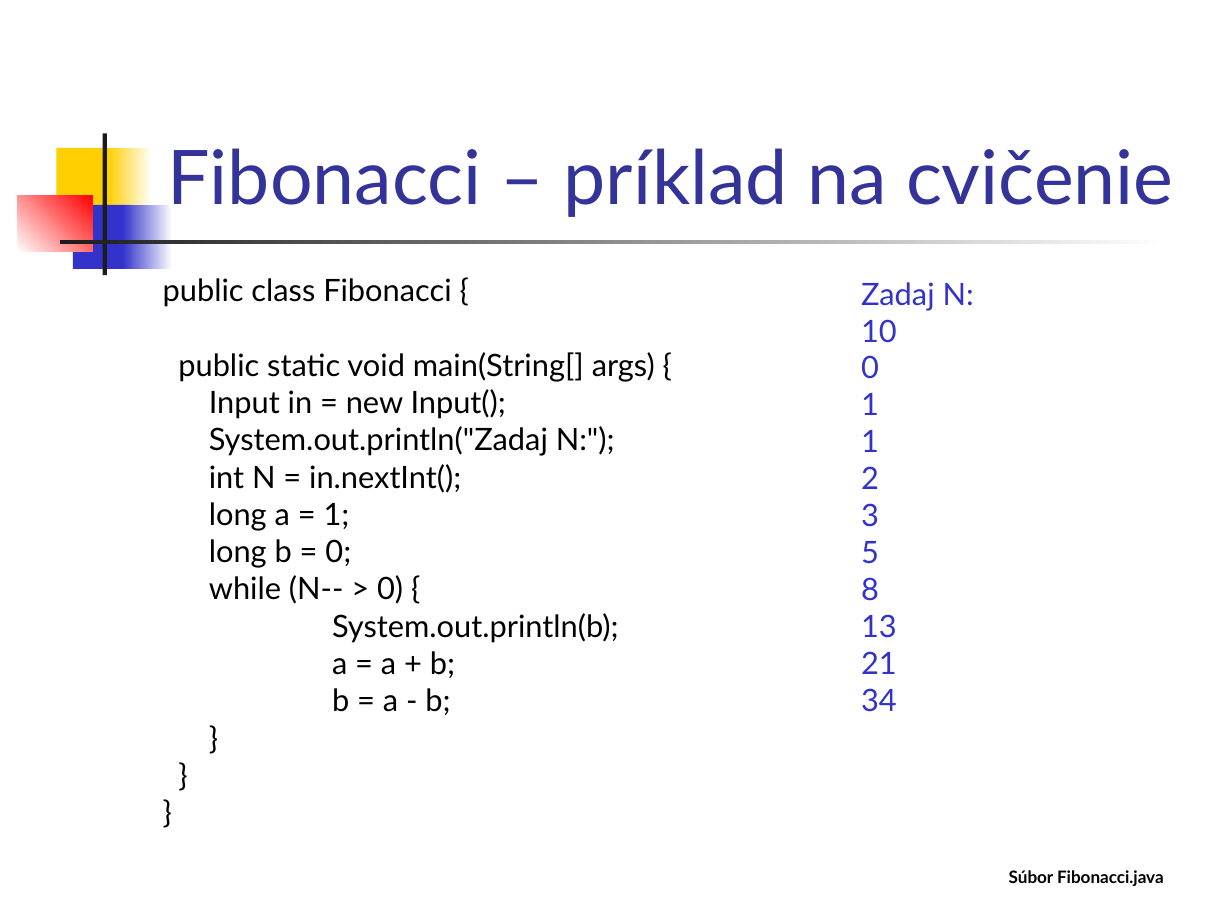
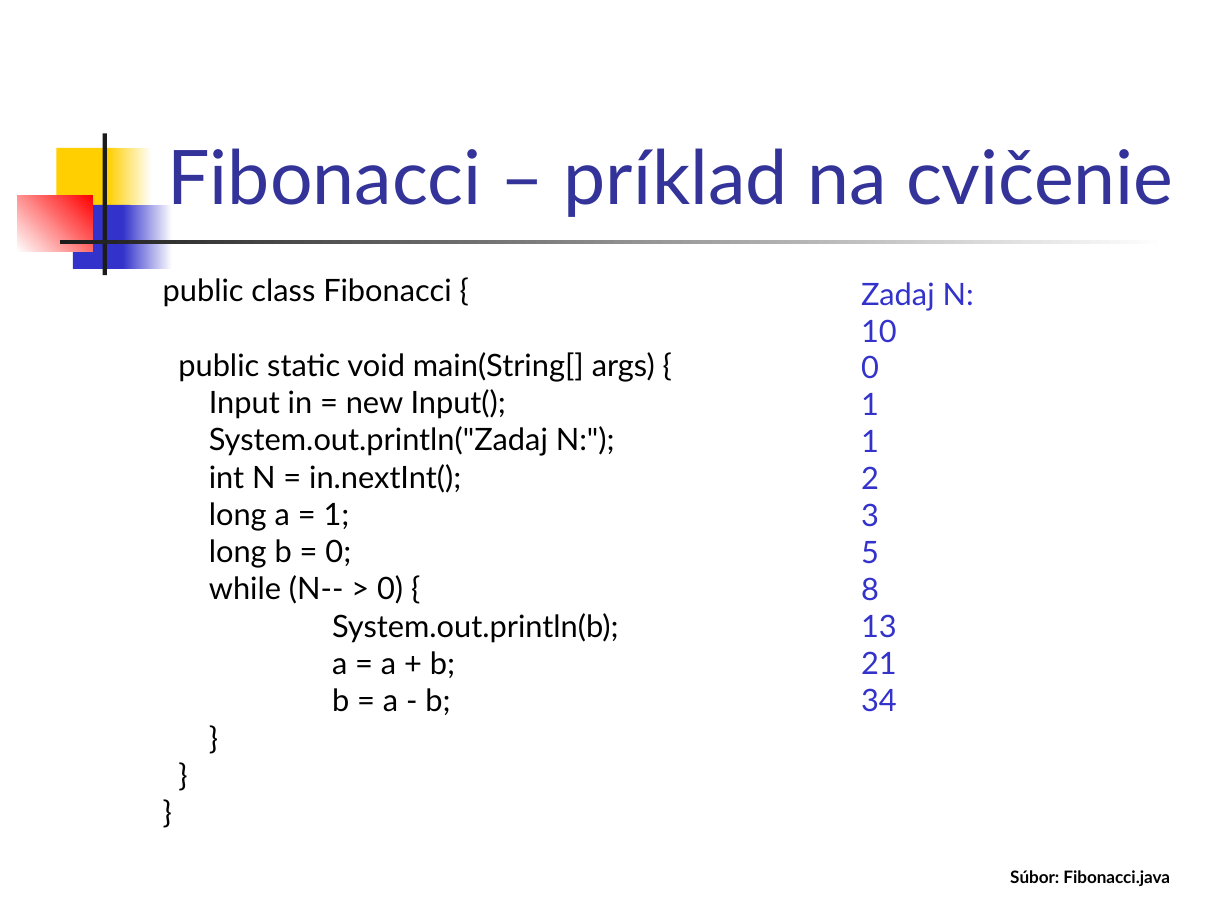
Before and after one commit to Programovanie4/Prednasky, a slide deck: slide 42 of 01/01_java.ppt (slide 41 before the commit). Drawn at 1232x924 pixels with LibreOffice and Linux fonts; fonts in the diff are those of the drawing. Boxes give left, top, right and bottom in pixels: in the first picture for what was removed or moved away, otherwise in the second. Text is boxed around its words. In the diff, an @@ line names an element or a change of style, - is before the commit and + after.

```diff
--- a/01/01_java.ppt
+++ b/01/01_java.ppt
@@ text at (1010, 870, 1170, 886): text changed @@
-Súbor Fibonacci.java
+Súbor: Fibonacci.java
```
Also in this commit, not shown: 20 other slides changed, 1 slide added, 1 other file.
